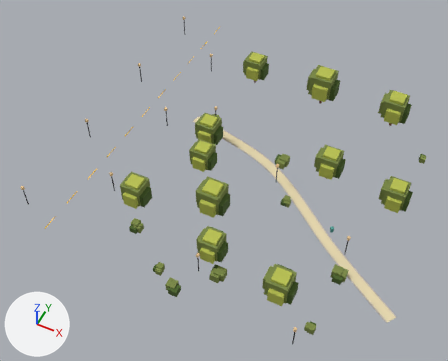
The glTF model newcity/chunk_-2_-1.glb, before and after one commit.
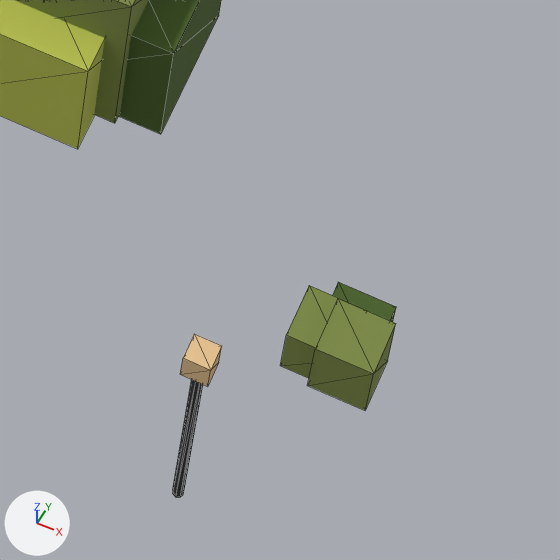
The first picture shows the older version from a camera (50 mm lens) standing at (-61.6, -40.8, 80.3) and looking at (-94.0, 24.1, -0.8). The close-ups show the older and then the newer version on the part from 61% to 75% of the width and 80% to 97% of the height of that picture. Only the edits that show in the close-ups are written down. Arrows for +X, +Y and +Z are at lower left; the lights stay in place. The close-ups show mesh edges as thin lines. Vertices at exactly the same position are counted once.

The scene before the commit, as lines of its bpy script (objects in view):
```python
me_lamp20 = bpy.data.meshes.new('lamp20')
me_lamp20.from_pydata(...)  # 288 vertices, 480 faces; spans x -120.8..-69.7, y 0.0..58.2, z 0.0..4.4
# faces by material slot: [336, 144]
me_lamp20.materials.append(mat_nc_lamp_iron)  # black #2a2a2e
me_lamp20.materials.append(mat_nc_window_warm)  # beige #e6c28f
me_trunk0 = bpy.data.meshes.new('trunk0')
me_trunk0.from_pydata(...)  # 928 vertices, 1436 faces; spans x -106.3..-63.6, y -0.5..52.9, z 0.0..7.6
# faces by material slot: [308, 480, 384, 264]
me_trunk0.materials.append(mat_nc_trunk)  # brown #7a4a2e
me_trunk0.materials.append(mat_nc_canopy_mid)  # green #7b8a44
me_trunk0.materials.append(mat_nc_canopy_dark)  # dark green #4a6326
me_trunk0.materials.append(mat_nc_canopy_light)  # yellow #b9c14f
ob_chunk__2__1__lamp = bpy.data.objects.new('chunk_-2_-1__lamp', me_lamp20)
ob_chunk__2__1__lamp.location = (0.0, 0.0, 0.0)
ob_chunk__2__1__tree = bpy.data.objects.new('chunk_-2_-1__tree', me_trunk0)
ob_chunk__2__1__tree.location = (0.0, 0.0, 0.0)
```
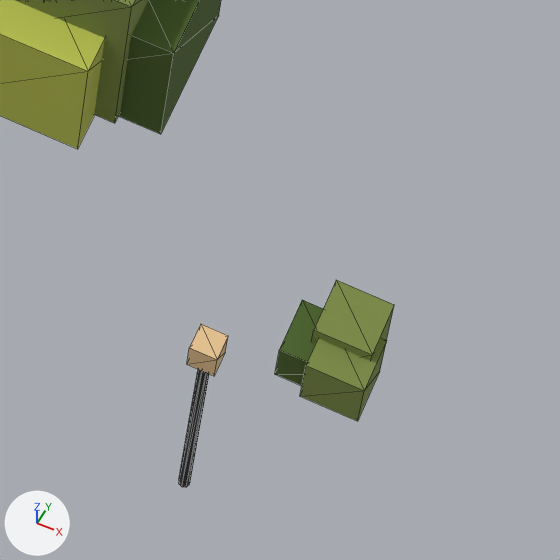
Boxes (x1, y1, x2, y2) around the edits, measured in the close-ups (560 x 560 px; the box of a moved part takes in the faces that stretch with it):
'chunk_-2_-1__tree', reshaped
    before: (0, 0, 396, 410)
    after: (0, 0, 394, 421)
'chunk_-2_-1__lamp', reshaped
    before: (173, 334, 222, 497)
    after: (179, 324, 228, 487)
part 1 of me_lamp20, moved or reshaped
    before: (173, 380, 203, 497)
    after: (179, 369, 209, 487)
part 2 of me_lamp20, moved or reshaped
    before: (180, 334, 222, 386)
    after: (187, 324, 228, 376)
part 3 of me_trunk0, moved or reshaped
    before: (280, 285, 367, 378)
    after: (300, 338, 387, 421)
part 4 of me_trunk0, moved or reshaped
    before: (308, 299, 396, 410)
    after: (311, 280, 394, 361)
part 5 of me_trunk0, moved or reshaped
    before: (333, 282, 396, 322)
    after: (275, 300, 323, 386)

Edits to the bpy script that builds the scene:
```text
Change me_lamp20:
    used by ob_chunk__2__1__lamp; location = (0.0, 0.0, 0.0)
    remove me_lamp20.from_pydata(...)  # 288 vertices, 480 faces; spans x -120.8..-69.7, y 0.0..58.2, z 0.0..4.4
    add me_lamp20.from_pydata(...)  # 288 vertices, 480 faces; spans x -120.8..-69.8, y 0.2..58.2, z 0.0..4.4
    me_lamp20 part 1: the loose piece of 16 vertices spanning x -71.4..-71.2, y 0.1..0.3, z 0.0..4.0 is moved by (0.0, 0.2, 0.0)
    me_lamp20 part 2: the loose piece of 8 vertices spanning x -71.6..-71.1, y 0.0..0.4, z 3.9..4.4 is moved by (0.0, 0.2, 0.0)
    other edits to the shape of me_lamp20 do not show in these pictures
Change me_trunk0:
    used by ob_chunk__2__1__tree; location = (0.0, 0.0, 0.0)
    remove me_trunk0.from_pydata(...)  # 928 vertices, 1436 faces; spans x -106.3..-63.6, y -0.5..52.9, z 0.0..7.6
    add me_trunk0.from_pydata(...)  # 928 vertices, 1436 faces; spans x -106.3..-63.6, y -0.4..52.9, z 0.0..7.6
    me_trunk0 part 3: the loose piece of 8 vertices spanning x -70.7..-69.8, y 2.9..3.9, z 0.0..1.0 is moved by (0.5, -0.3, 0.0)
    me_trunk0 part 4: the loose piece of 8 vertices spanning x -70.2..-69.3, y 2.8..3.8, z 0.0..1.2 is moved by (-0.1, 0.3, 0.0)
    me_trunk0 part 5: the loose piece of 8 vertices spanning x -70.4..-69.4, y 3.3..4.3, z 0.0..0.8 is moved by (-0.4, -0.5, 0.0)
    other edits to the shape of me_trunk0 do not show in these pictures
```
